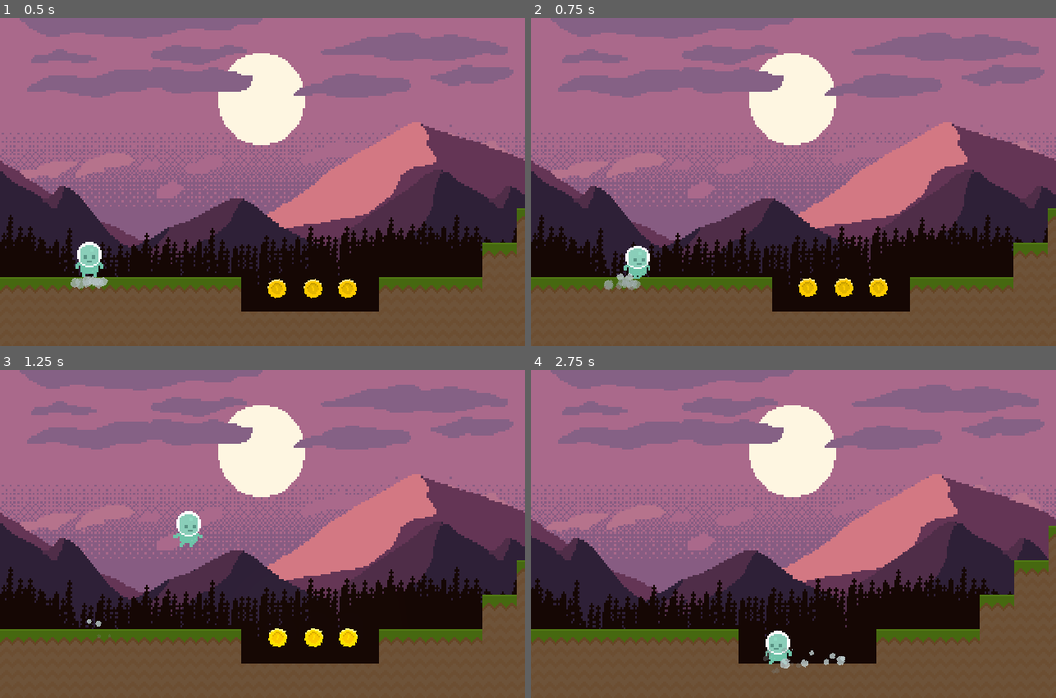
Above: before the commit, frames 1-4 (two rows, left to right).
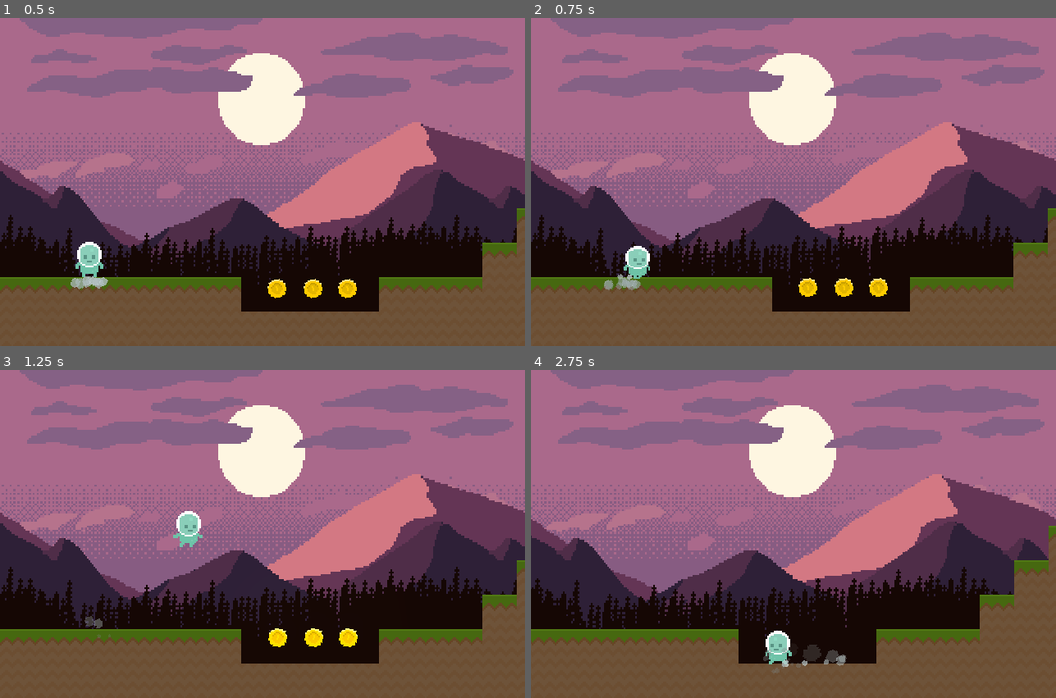
Above: after the commit, the same moments.

Repository: ludover-workshop/puzzle-platformer-2022
Game: Godot game, scene res://Main.tscn
The game is run twice, just before and just after one commit, with the same random seed, the same clock (stepped at 60 frames per second) and the same inputs.
Inputs:
- Up to frame 1 (0.5 s): no input
- Up to frame 2 (0.75 s): tap Enter (restart) at 0.5 s; hold Right (move_right) from 0.53 s (still down)
- Up to frame 3 (1.25 s): keep holding Right (move_right); tap Space (jump) at 0.77 s
- Up to frame 4 (2.75 s): tap Space (jump) at 1.52 s; release Right (move_right) at 2.03 s; hold Left (move_left) from 2.03 s (still down)

Frame 1 is identical in both runs. In frame 2, less than 0.1% of the frame differs, in the area x 16-23%, y 70-80%; in frame 3, less than 0.1%; in frame 4, 0.3%, in the area x 44-61%, y 83-91%.

Commit message:
Cambios de clase

Diff:
--- a/player/Player.gd
+++ b/player/Player.gd
@@ -53,9 +53,10 @@
 	$WalkingParticles.emitting = false
 	if(just_jumped):
 		state_machine.travel("JumpStart")
-	elif was_on_floor && is_on_floor() && $GroundParticlesRay.is_colliding():
+	elif was_on_floor && is_on_floor():
 		if abs(velocity.x) > 5 || movement_direction != Vector2.ZERO:
-			$WalkingParticles.emitting = true
+			if $GroundParticlesRay.is_colliding():
+				$WalkingParticles.emitting = true
 			state_machine.travel("Walking")
 		else:
 			state_machine.travel("Idle")
--- a/player/Player.tscn
+++ b/player/Player.tscn
@@ -14,29 +14,29 @@
 atlas = ExtResource( 1 )
 region = Rect2( 0, 0, 21, 21 )
 
+[sub_resource type="AtlasTexture" id=9]
+atlas = ExtResource( 1 )
+region = Rect2( 63, 0, 21, 21 )
+
+[sub_resource type="AtlasTexture" id=7]
+atlas = ExtResource( 1 )
+region = Rect2( 147, 0, 21, 21 )
+
+[sub_resource type="AtlasTexture" id=8]
+atlas = ExtResource( 1 )
+region = Rect2( 168, 0, 21, 21 )
+
+[sub_resource type="AtlasTexture" id=6]
+atlas = ExtResource( 1 )
+region = Rect2( 210, 0, 21, 21 )
+
+[sub_resource type="AtlasTexture" id=10]
+atlas = ExtResource( 1 )
+region = Rect2( 189, 0, 21, 21 )
+
 [sub_resource type="AtlasTexture" id=11]
 atlas = ExtResource( 1 )
 region = Rect2( 21, 0, 21, 21 )
-
-[sub_resource type="AtlasTexture" id=7]
-atlas = ExtResource( 1 )
-region = Rect2( 147, 0, 21, 21 )
-
-[sub_resource type="AtlasTexture" id=8]
-atlas = ExtResource( 1 )
-region = Rect2( 168, 0, 21, 21 )
-
-[sub_resource type="AtlasTexture" id=6]
-atlas = ExtResource( 1 )
-region = Rect2( 210, 0, 21, 21 )
-
-[sub_resource type="AtlasTexture" id=10]
-atlas = ExtResource( 1 )
-region = Rect2( 189, 0, 21, 21 )
-
-[sub_resource type="AtlasTexture" id=9]
-atlas = ExtResource( 1 )
-region = Rect2( 63, 0, 21, 21 )
 
 [sub_resource type="SpriteFrames" id=2]
 animations = [ {
@@ -45,9 +45,9 @@
 "name": "idle",
 "speed": 5.0
 }, {
-"frames": [ SubResource( 11 ) ],
+"frames": [ SubResource( 9 ) ],
 "loop": true,
-"name": "idleside",
+"name": "crouch",
 "speed": 5.0
 }, {
 "frames": [ SubResource( 7 ), SubResource( 8 ) ],
@@ -60,9 +60,9 @@
 "name": "walk",
 "speed": 5.0
 }, {
-"frames": [ SubResource( 9 ) ],
+"frames": [ SubResource( 11 ) ],
 "loop": true,
-"name": "crouch",
+"name": "idleside",
 "speed": 5.0
 } ]
 
@@ -77,10 +77,10 @@
 tracks/0/imported = false
 tracks/0/enabled = true
 tracks/0/keys = {
-"times": PoolRealArray( -0.00338435, 0, 1.3, 3.2, 3.3, 3.4, 4.1, 4.8, 4.9, 5 ),
-"transitions": PoolRealArray( 1, 1, 1, 1, 1, 1, 1, 1, 1, 1 ),
-"update": 0,
-"values": [ Vector2( 1, 1 ), Vector2( 1, 1 ), Vector2( 1, 1.05 ), Vector2( 1, 1 ), Vector2( 1, 0.8 ), Vector2( 1, 1 ), Vector2( 1, 1.05 ), Vector2( 1, 1 ), Vector2( 1, 0.8 ), Vector2( 1, 1 ) ]
+"times": PoolRealArray( 0, 1.3, 3.2, 3.3, 3.4, 4.1, 4.8, 4.9, 5 ),
+"transitions": PoolRealArray( 1, 1, 1, 1, 1, 1, 1, 1, 1 ),
+"update": 0,
+"values": [ Vector2( 1, 1 ), Vector2( 1, 1.05 ), Vector2( 1, 1 ), Vector2( 1, 0.8 ), Vector2( 1, 1 ), Vector2( 1, 1.05 ), Vector2( 1, 1 ), Vector2( 1, 0.8 ), Vector2( 1, 1 ) ]
 }
 tracks/1/type = "value"
 tracks/1/path = NodePath("PlayerSprites:animation")
@@ -139,11 +139,10 @@
 [sub_resource type="Animation" id=14]
 resource_name = "JumpLand"
 length = 0.3
-loop = true
 step = 0.05
 tracks/0/type = "value"
 tracks/0/path = NodePath("PlayerSprites:animation")
-tracks/0/interp = 1
+tracks/0/interp = 0
 tracks/0/loop_wrap = true
 tracks/0/imported = false
 tracks/0/enabled = true
@@ -193,7 +192,6 @@
 [sub_resource type="Animation" id=15]
 resource_name = "JumpStart"
 length = 0.5
-loop = true
 step = 0.02
 tracks/0/type = "value"
 tracks/0/path = NodePath("PlayerSprites:animation")
@@ -262,7 +260,7 @@
 }
 tracks/1/type = "value"
 tracks/1/path = NodePath("PlayerSprites:scale")
-tracks/1/interp = 1
+tracks/1/interp = 2
 tracks/1/loop_wrap = true
 tracks/1/imported = false
 tracks/1/enabled = true
@@ -274,7 +272,7 @@
 }
 tracks/2/type = "value"
 tracks/2/path = NodePath("PlayerSprites:offset")
-tracks/2/interp = 1
+tracks/2/interp = 2
 tracks/2/loop_wrap = true
 tracks/2/imported = false
 tracks/2/enabled = true
@@ -343,17 +341,18 @@
 
 [sub_resource type="AnimationNodeStateMachine" id=30]
 states/Idle/node = SubResource( 17 )
-states/Idle/position = Vector2( 251.667, 137.667 )
+states/Idle/position = Vector2( 162.334, 107.667 )
 states/JumpAir/node = SubResource( 18 )
-states/JumpAir/position = Vector2( 661, 151.667 )
+states/JumpAir/position = Vector2( 649, 138.334 )
 states/JumpLand/node = SubResource( 19 )
 states/JumpLand/position = Vector2( 507.14, 300.333 )
 states/JumpStart/node = SubResource( 20 )
-states/JumpStart/position = Vector2( 507.453, 50.1111 )
+states/JumpStart/position = Vector2( 432.12, 38.7778 )
 states/Walking/node = SubResource( 21 )
 states/Walking/position = Vector2( 237.667, 264.333 )
 transitions = [ "JumpStart", "JumpAir", SubResource( 22 ), "JumpAir", "JumpLand", SubResource( 23 ), "Idle", "JumpStart …(389 unchanged characters)…
 start_node = "Idle"
+graph_offset = Vector2( 33, 7 )
 
 [sub_resource type="AnimationNodeStateMachinePlayback" id=31]
 
@@ -366,8 +365,16 @@
 width = 512
 curve = SubResource( 36 )
 
+[sub_resource type="Gradient" id=41]
+colors = PoolColorArray( 1, 1, 1, 1, 1, 1, 1, 0 )
+
+[sub_resource type="GradientTexture" id=42]
+gradient = SubResource( 41 )
+width = 512
+
 [sub_resource type="Curve" id=38]
-_data = [ Vector2( 0, 1 ), 0.0, 0.0, 0, 0, Vector2( 1, 0 ), -2.63853, 0.0, 0, 0 ]
+max_value = 2.0
+_data = [ Vector2( 0, 0.694785 ), 0.0, 0.0, 0, 0, Vector2( 0.99566, 2 ), 1.83571, 0.0, 0, 0 ]
 
 [sub_resource type="CurveTexture" id=39]
 width = 512
@@ -387,6 +394,7 @@
 scale_random = 0.5
 scale_curve = SubResource( 39 )
 color = Color( 1, 1, 1, 0.796078 )
+color_ramp = SubResource( 42 )
 
 [node name="Player" type="KinematicBody2D" groups=["Player"]]
 script = ExtResource( 2 )
@@ -396,9 +404,9 @@
 
 [node name="PlayerSprites" type="AnimatedSprite" parent="."]
 position = Vector2( 0, 10 )
-scale = Vector2( 1, 1.03761 )
+scale = Vector2( 1, 1.04298 )
 frames = SubResource( 2 )
-animation = "idleside"
+animation = "idle"
 playing = true
 centered = false
 offset = Vector2( -10, -21 )
Not shown: 1 places in player/Player.tscn that only renumber resources
